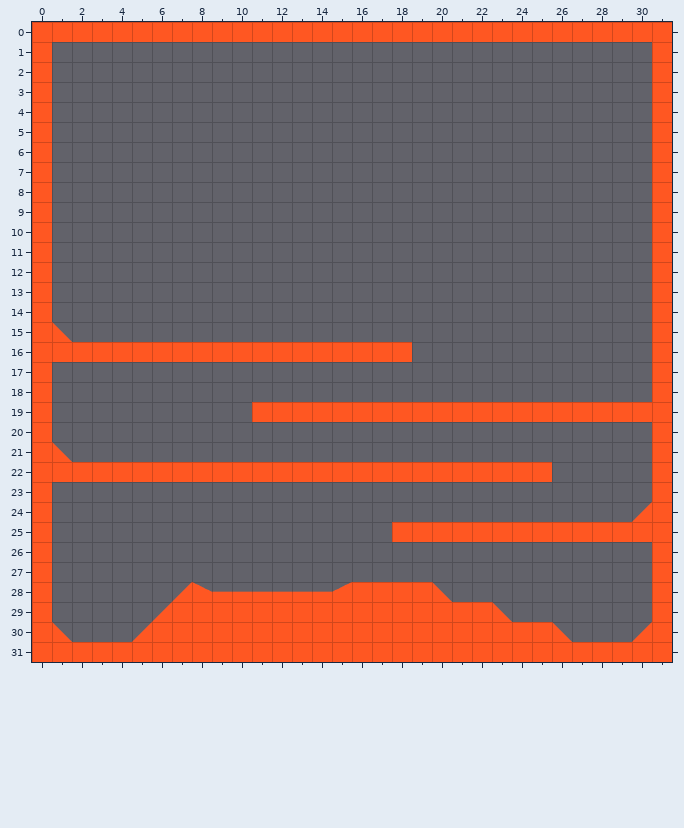
Two states of a Tiled map, src/game/assets/maps/level-test.tmx. The picture above is the old version.
Cells are 64x64 px. Shown: x 0..31, y 0..31.
New version:
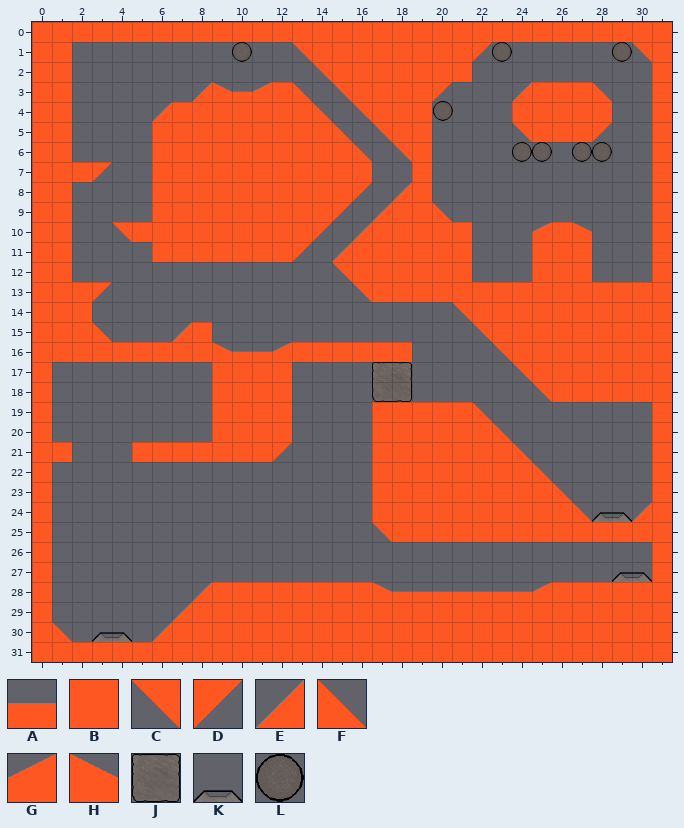
Key: from "base": A 0, B 1, C 2, D 3, E 4, F 5, G 6, H 7; from "objects": J 0 "box", K 2 "button", L 3 "ball".
_ is an empty cell.
Objects are placed by their top-left corner, in cells (3,4 is the top-left corner of cell 3,4); size is 1x1 cell unless given.
Tiles replaced or removed in this view: A, B, E, F, G, H.
Diff:
Changed rows in their new state; . is an unchanged cell.
Layer "layout":
first column x 1:
 1 B...........CBBBBBBBBD.......C
 2 B............CBBBBBBB.........
 3 B......EHAGBF.CBBBBD...EBBBF..
 4 B....EBBBBBBBF.CBBB....BBBBB..
 5 B....BBBBBBBBBF.CBB....CBBBD..
 6 B....BBBBBBBBBBF.CB...........
 7 BBD..BBBBBBBBBBB..B...........
 8 B....BBBBBBBBBBD.EB...........
 9 B....BBBBBBBBBD.EBBF..........
10 B..CBBBBBBBBBD.EBBBBB...GBH...
11 B....BBBBBBBD.EBBBBBB...BBB...
12 B.............CBBBBBB...BBB...
13 BBD............CBBBBBBBBBBBBBB
14 BB..................CBBBBBBBBB
15 BBF...EB.............CBBBBBBBB
16 ........HAAG..........CBBBBBBB
17 ........BBBB...........CBBBBBB
18 ........BBBB............CBBBBB
19 ........BB..____.....F________
20 ........BBBB....BBBBBBF.......
21 B...BBBBBBBD....BBBBBBBF......
22 ________________........F.....
23 ................BBBBBBBBBF....
24 ................BBBBBBBBBBF...
25 ................C.............
28 ......_EBBBBBBB.HAAAAAAAGBBBBB
29 ....._E...............BBBBBBBB
30 ...._E...................BBBBB
Layer "objects" (added):
added: L "ball" at 10,1
added: L "ball" at 23,1
added: L "ball" at 29,1
added: L "ball" at 20.1,3.9
added: L "ball" at 24,6
added: L "ball" at 28,6
added: L "ball" at 27,6
added: L "ball" at 25,6
added: J "box" at 17,17 size 2x2
added: K "button" at 28,23 size 2x2
added: K "button" at 29,26 size 2x2
added: K "button" at 3,29 size 2x2
